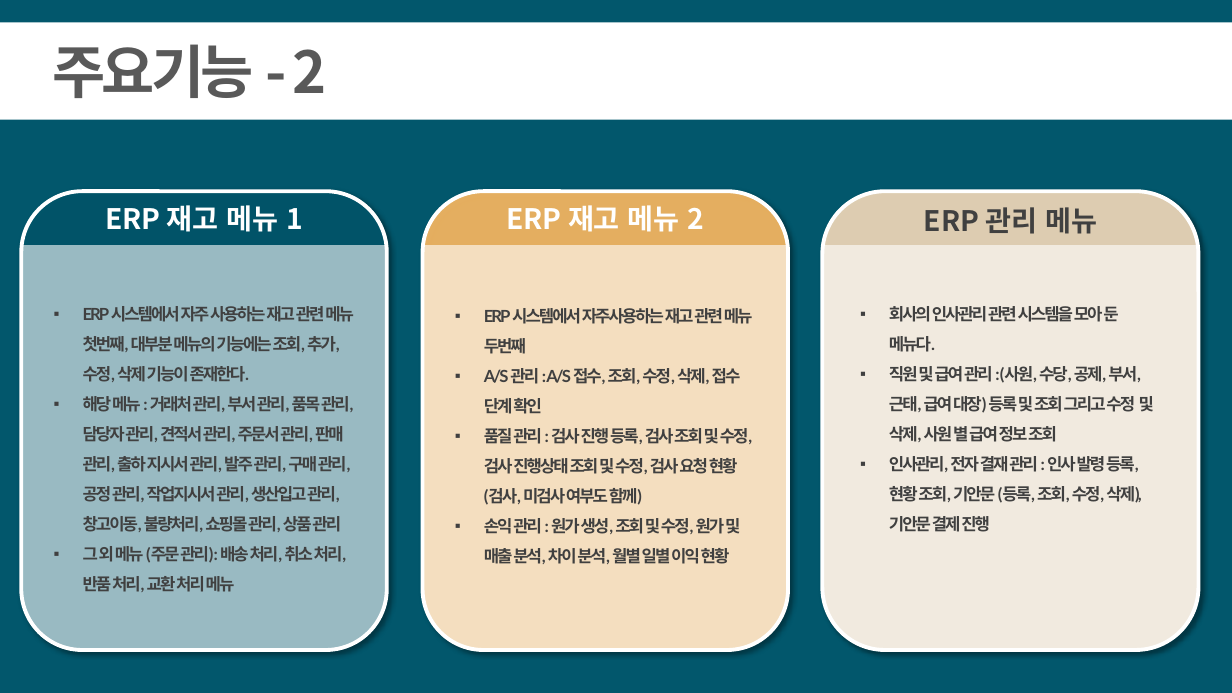
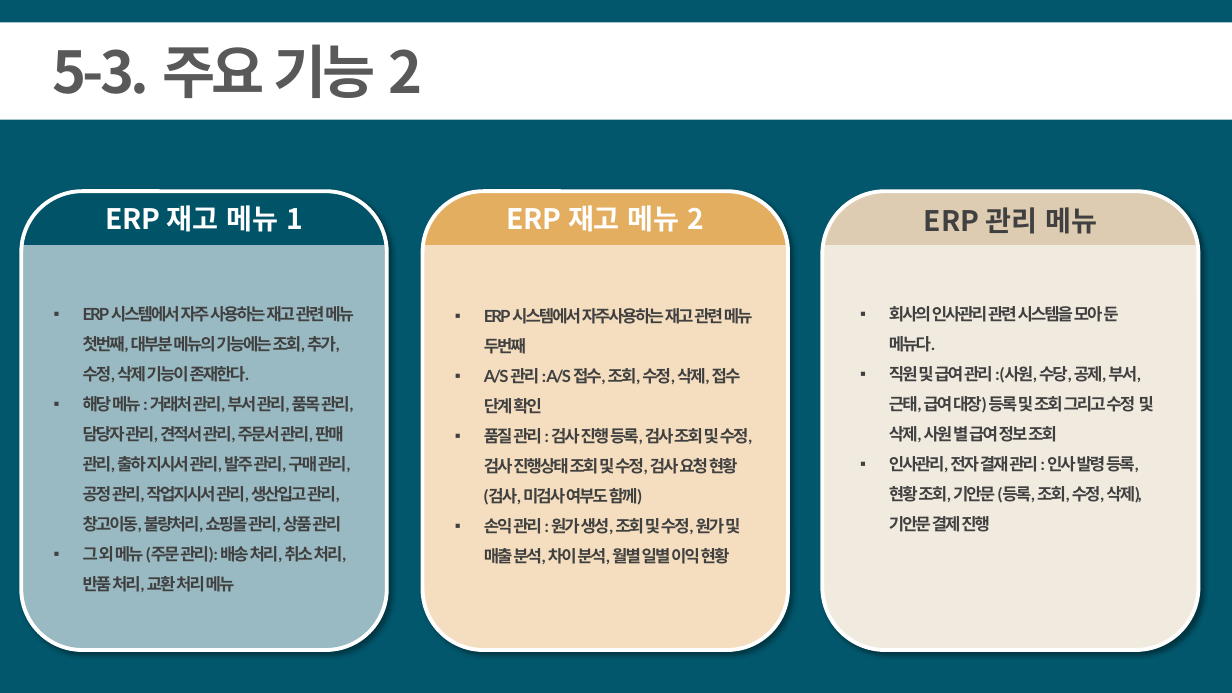
Before and after one commit to dw-final-project/dwFinal, a slide deck: slide 9 of dw 최종 프로젝트 착수 발표 ppt.pptx (slide 7 before the commit). Drawn at 1232x693 pixels with LibreOffice and Linux fonts; fonts in the diff are those of the drawing. Boxes give left, top, right and bottom in pixels: in the first picture for what was removed or moved away, otherwise in the second. Text is boxed around its words. In the diff, an @@ line names an element or a change of style, - is before the commit and + after.

```diff
--- a/dw 최종 프로젝트 착수 발표 ppt.pptx
+++ b/dw 최종 프로젝트 착수 발표 ppt.pptx
@@ text at (53, 44, 422, 98): text changed @@
-주요기능 - 2
+5-3. 주요 기능 2
```
Also in this commit, not shown: 9 other slides changed, 5 slides added.
